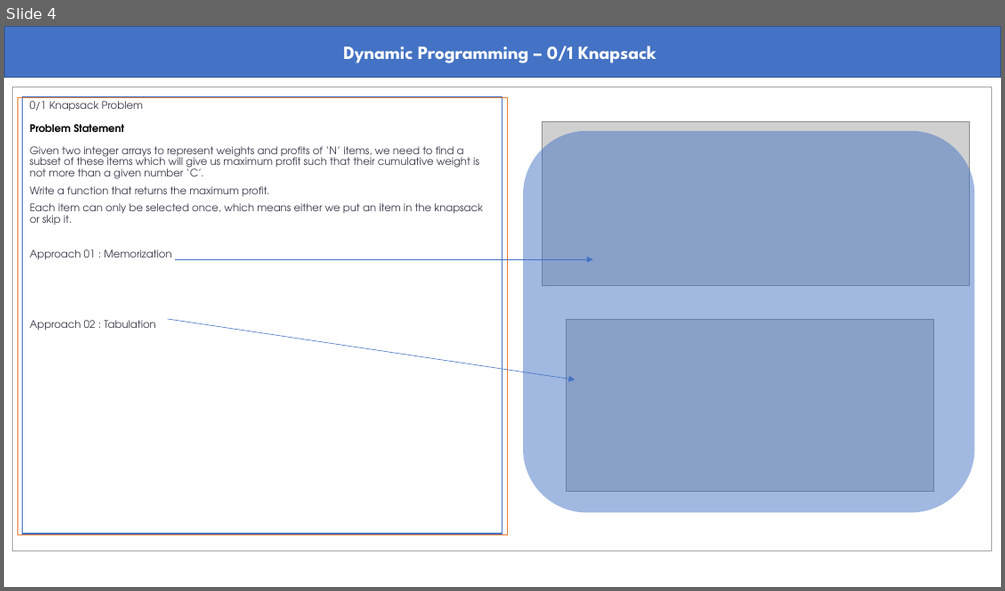
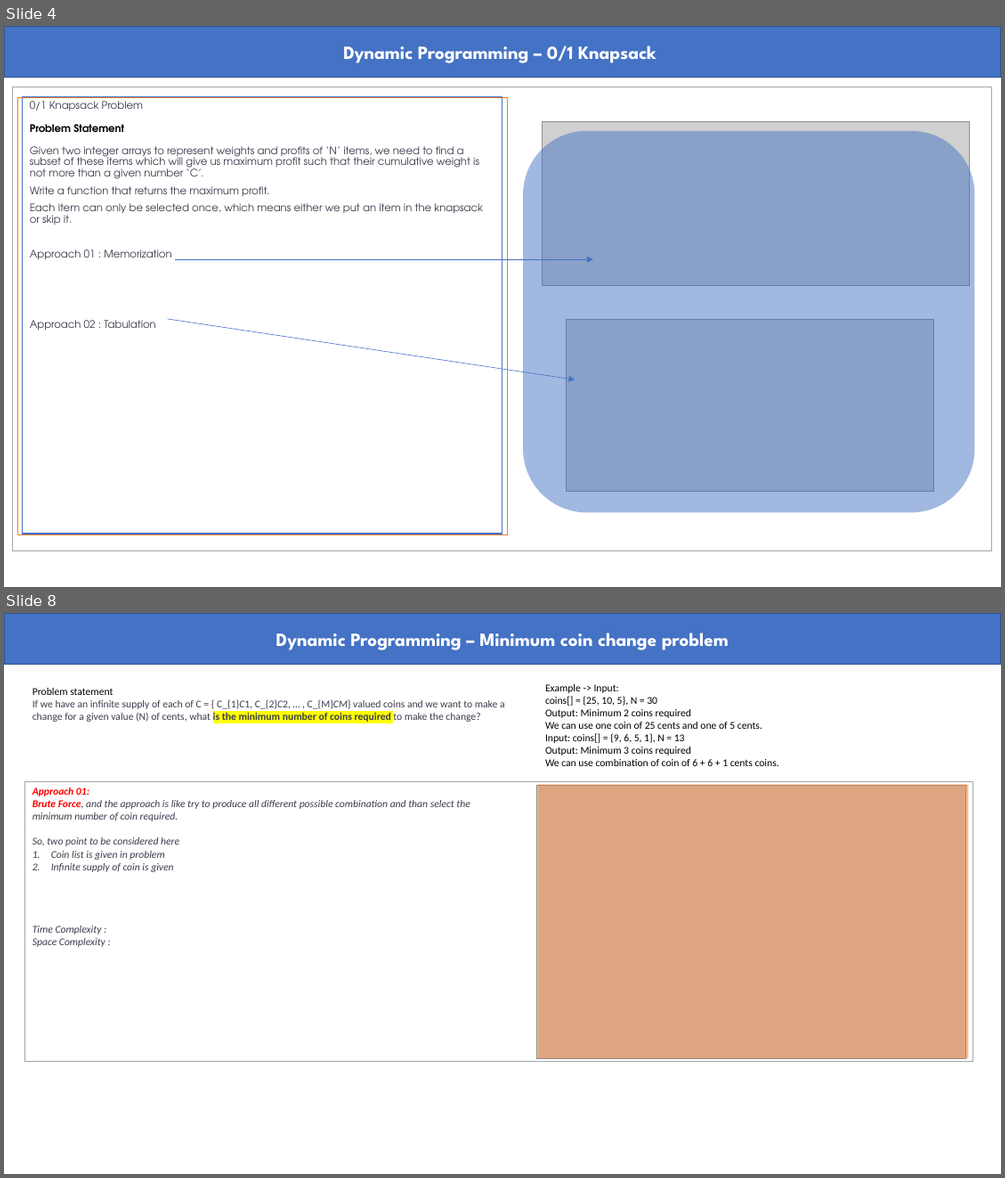
Before and after one commit to abmishra1234/4AM_Club_Coding, a slide deck: Dynamic_Programming/Dynamic Programming.pptx. Shown one above the other, each under a label of ours: slide 4 before the commit, slides 4 and 8 after it; the slides between them are not shown. The pictures are 1005x591 and 1005x1178 pixels, drawn with LibreOffice and Linux fonts; fonts in the diff are those of the drawing; grey boxes stand for pictures. Boxes give left, top, right and bottom in pixels: in the first picture for what was removed or moved away, otherwise in the second. Text is boxed around its words. In the diff, an @@ line names an element or a change of style, - is before the commit and + after.

```diff
--- a/Dynamic_Programming/Dynamic Programming.pptx
+++ b/Dynamic_Programming/Dynamic Programming.pptx
@@ slide 8 added at <box>4,613,1001,1174</box>, background #FFFFFF @@
@@ rectangle added at <box>4,613,1001,664</box>, fill #4472C4, outline #325491 1 pt, 18 pt, text #FFFFFF, bold @@
+Dynamic Programming – Minimum coin change problem
@@ text added at <box>32,688,505,947</box>, 10 pt, text #3D3D4E, italic @@
+Problem statement
+If we have an infinite supply of each of C = { C_{1}C1, C_{2}C2, … , C_{M}CM} valued coins and we want to make a change for a given value (N) of cents, what is the minimum number of coins required to make the change?
+Approach 01:
+Brute Force, and the approach is like try to produce all different possible combination and than select the minimum number of coin required.
+So, two point to be considered here
+1. Coin list is given in problem
+2. Infinite supply of coin is given
+Time Complexity :
+Space Complexity :
@@ text added at <box>545,684,779,766</box>, 10 pt, text #000000 @@
+Example -> Input:
+coins[] = {25, 10, 5}, N = 30
+Output: Minimum 2 coins required
+We can use one coin of 25 cents and one of 5 cents.
+Input: coins[] = {9, 6, 5, 1}, N = 13
+Output: Minimum 3 coins required
+We can use combination of coin of 6 + 6 + 1 cents coins.
@@ rectangle added at <box>25,781,973,1061</box>, outline #A5A5A5 0.75 pt @@
@@ picture added at <box>536,785,966,1059</box> @@
@@ rectangle added at <box>538,784,969,1058</box>, fill #ED7D31 at 50% opacity @@
```
Also in this commit, not shown: 2 slides changed, 3 other slides added.
